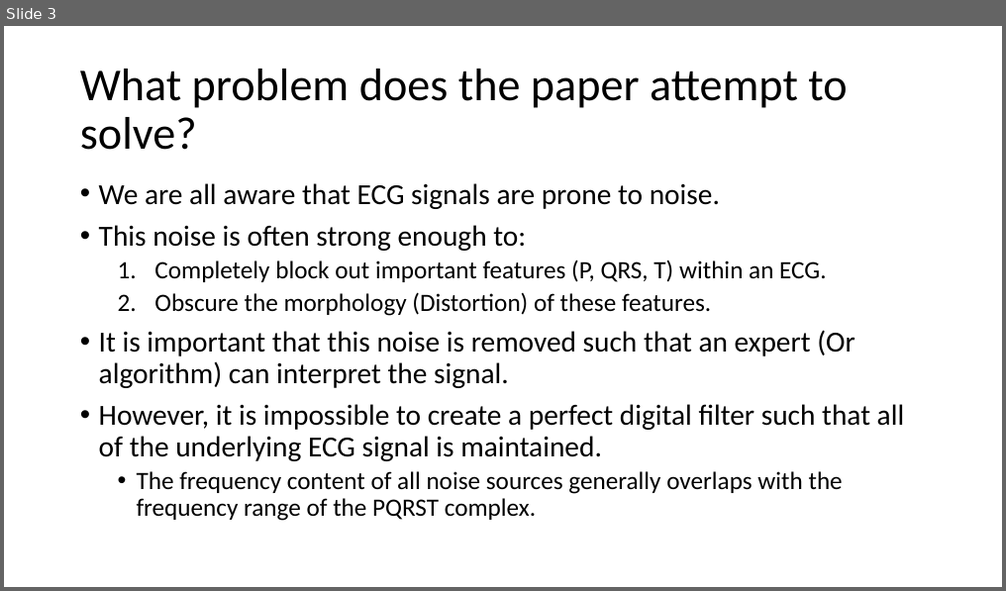
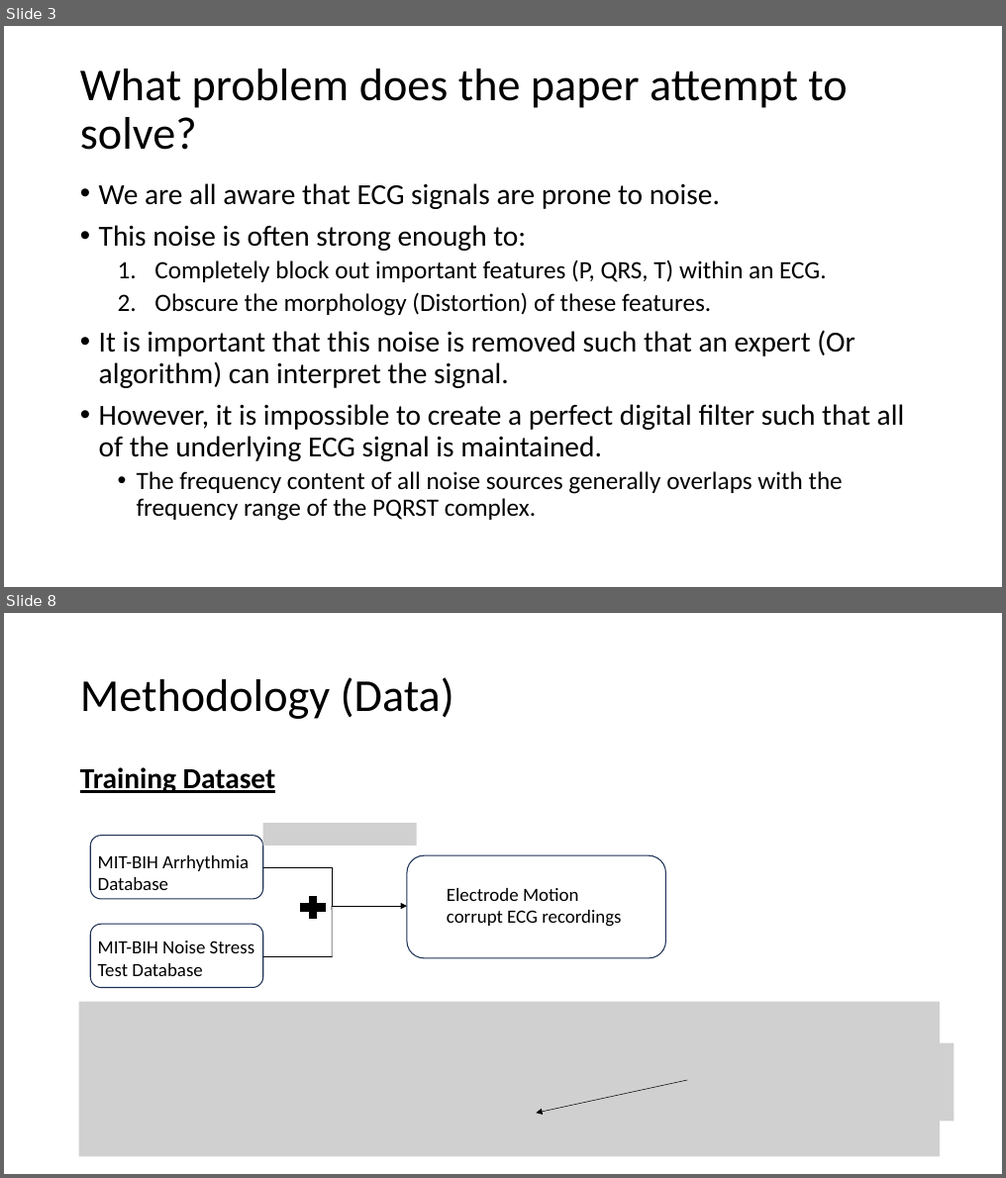
Before and after one commit to ben120-web/MSc-Project, a slide deck: Electrode Motion Denoising/reports/DeepLearningElectrodeMotionRemoval.pptx. Shown one above the other, each under a label of ours: slide 3 before the commit, slides 3 and 8 after it; the slides between them are not shown. The pictures are 1006x591 and 1006x1178 pixels, drawn with LibreOffice and Linux fonts; fonts in the diff are those of the drawing; grey boxes stand for pictures. Boxes give left, top, right and bottom in pixels: in the first picture for what was removed or moved away, otherwise in the second. Text is boxed around its words. In the diff, an @@ line names an element or a change of style, - is before the commit and + after.

```diff
--- a/Electrode Motion Denoising/reports/DeepLearningElectrodeMotionRemoval.pptx
+++ b/Electrode Motion Denoising/reports/DeepLearningElectrodeMotionRemoval.pptx
@@ slide 8 added at [4,613,1002,1174], background #FFFFFF @@
@@ title added at [80,677,454,719], 44 pt, text #000000 @@
+Methodology (Data)
@@ text added at [80,767,276,793], 28 pt, text #000000, bold, underline @@
+Training Dataset
@@ rounded rectangle added at [90,836,263,899], outline #1E3256 1 pt @@
@@ picture added at [263,823,417,845] @@
@@ text added at [98,856,249,890], 18 pt, text #000000 @@
+MIT-BIH Arrhythmia Database
@@ line added from (263, 867) to (332, 867), #000000 0.5 pt @@
@@ line added from (332, 867) to (332, 906), #000000 0.5 pt @@
@@ rounded rectangle added at [407,856,665,959], outline #1E3256 1 pt @@
@@ plus sign added at [296,892,330,923], fill #000000, outline #000000 1 pt @@
@@ line added from (332, 906) to (332, 958), #000000 0.5 pt @@
@@ arrow added from (332, 906) to (407, 906), #000000 0.5 pt @@
@@ text added at [447,888,621,927], 18 pt, text #000000 @@
+Electrode Motion corrupt ECG recordings
@@ rounded rectangle added at [90,925,263,988], outline #1E3256 1 pt @@
@@ text added at [98,941,254,976], 18 pt, text #000000 @@
+MIT-BIH Noise Stress Test Database
@@ line added from (263, 958) to (332, 958), #000000 0.5 pt @@
@@ picture added at [79,1001,940,1157] @@
@@ picture added at [693,1044,954,1121] @@
@@ arrow added from (687, 1080) to (537, 1113), #000000 0.5 pt @@
```
Also in this commit, not shown: 1 slide changed, 4 other slides added.
